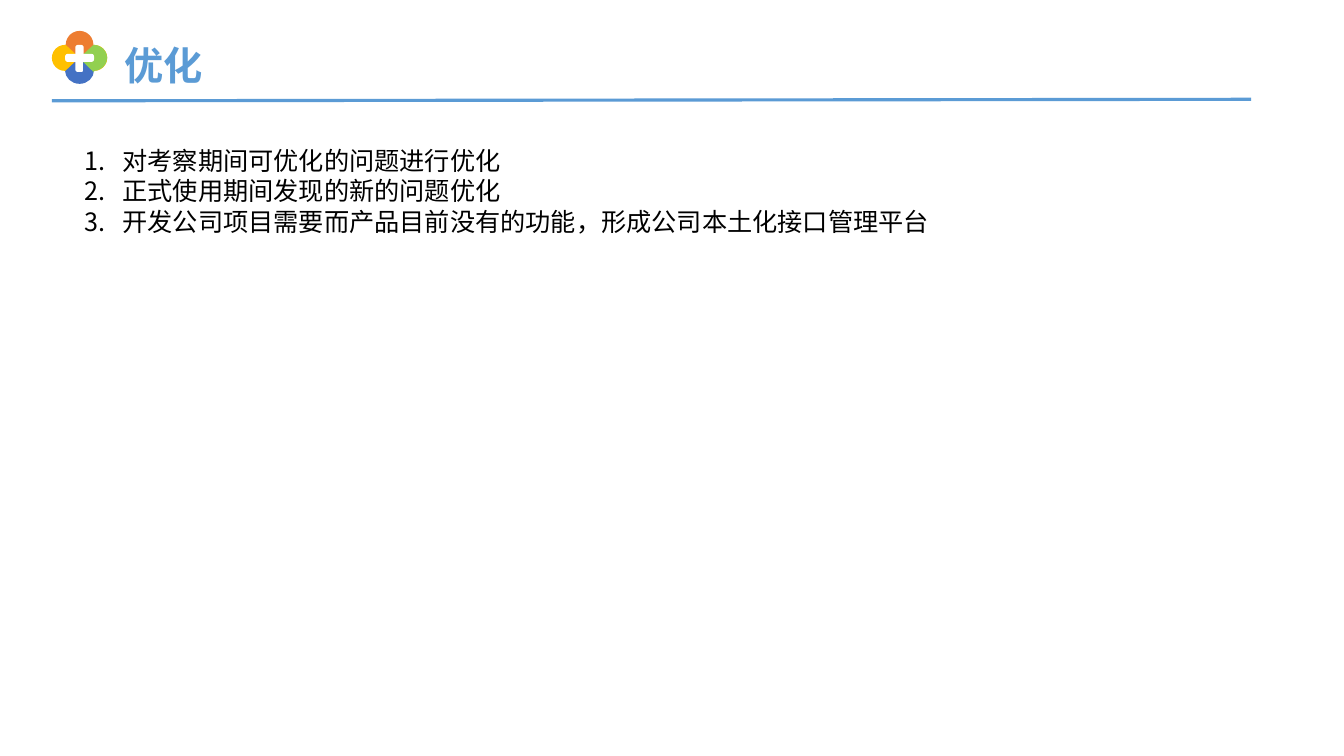
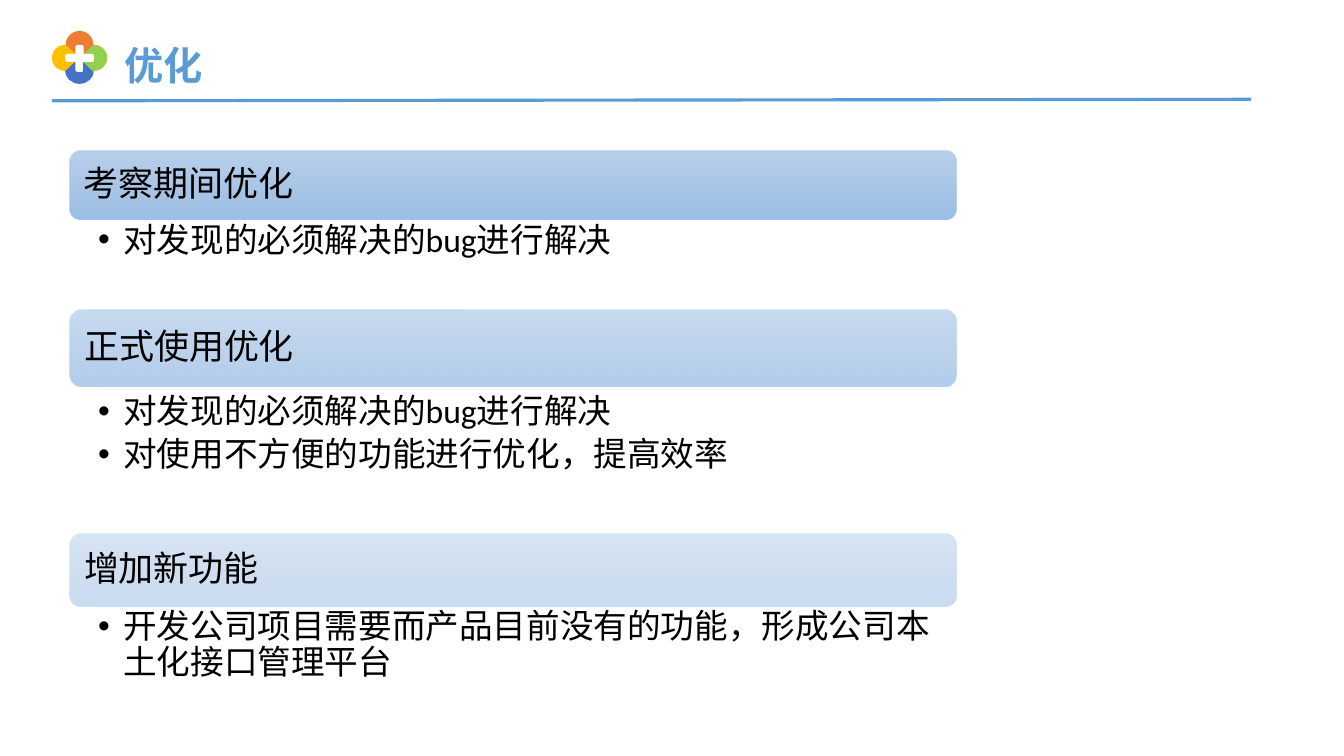
Before and after one commit to yaoxiao1993/ppt, a slide deck: slide 21 of eoLinker接口管理平台分享.pptx. Drawn at 1344x756 pixels with LibreOffice and Linux fonts; fonts in the diff are those of the drawing. Boxes give left, top, right and bottom in pixels: in the first picture for what was removed or moved away, otherwise in the second. Text is boxed around its words. In the diff, an @@ line names an element or a change of style, - is before the commit and + after.

```diff
--- a/eoLinker接口管理平台分享.pptx
+++ b/eoLinker接口管理平台分享.pptx
@@ text at [123, 148, 501, 202]: paragraphs removed @@
-1. 对考察期间可优化的问题进行优化
-2. 正式使用期间发现的新的问题优化
@@ group added at [70, 150, 956, 607]: 5 texts, 3 rounded rectangles @@
+考察期间优化
+  •• 对发现的必须解决的bug进行解决
+正式使用优化
+  •• 对发现的必须解决的bug进行解决
+  •• 对使用不方便的功能进行优化，提高效率
+增加新功能
@@ text "开发公司项目需要而产品目前没有的功能，形成公司本土化接口管理平台": place and size @@
-text "开发公司项目需要而产品目前没有的功能，形成公司本土化接口管理平台" at [123, 148, 929, 234]
+text "开发公司项目需要而产品目前没有的功能，形成公司本土化接口管理平台" at [123, 604, 929, 677]
@@ text "开发公司项目需要而产品目前没有的功能，形成公司本土化接口管理平台" at [123, 604, 929, 677]: size 18 to 24 pt; bullet 1. to ••; list level 1 to 2 in "开发公司项目需要而产品目前没有的功能，形成公司本土化接口管理平台"; line spacing 1 to 0.9 @@
```
Also in this commit, not shown: 6 other slides changed.
